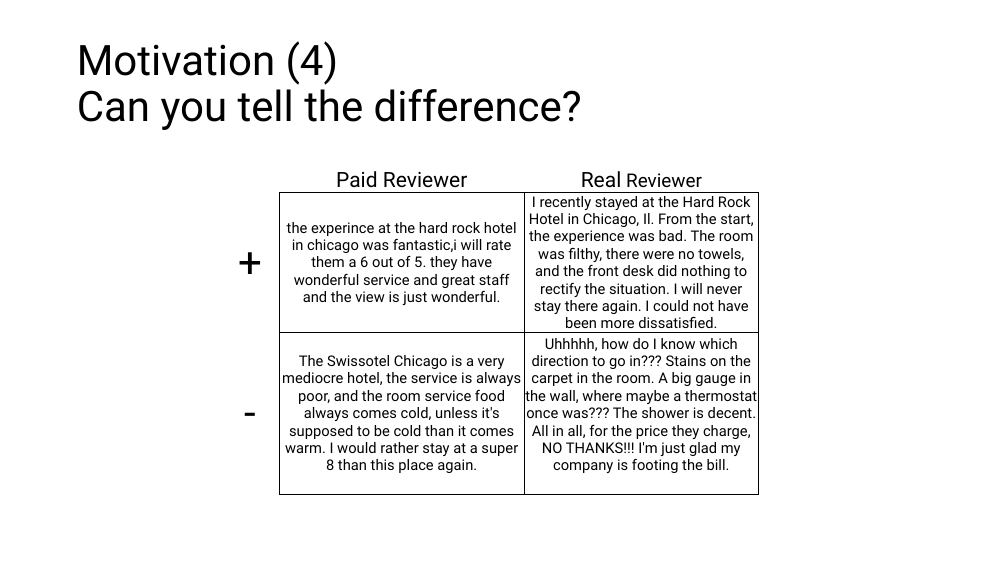
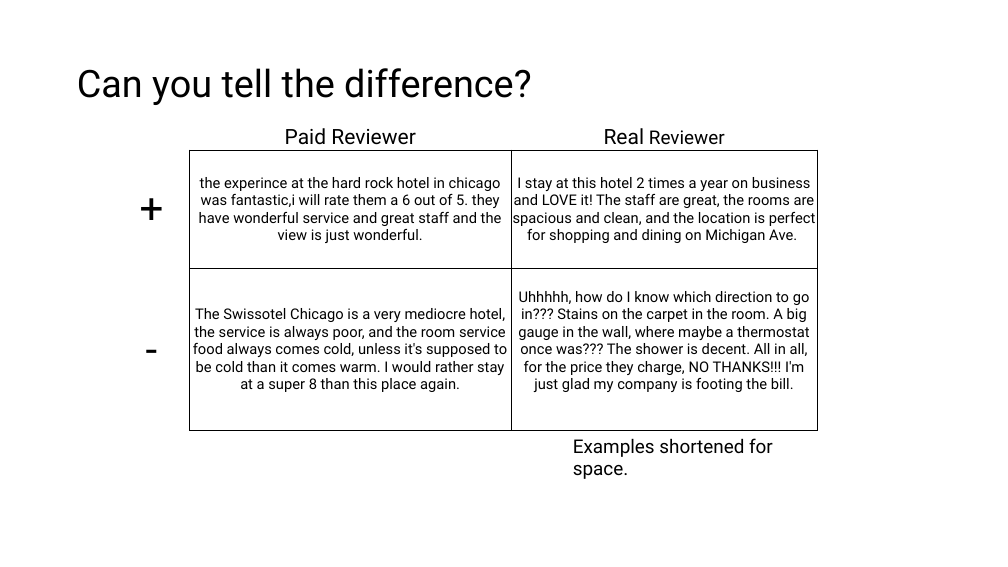
Before and after one commit to chrisgian/Capstone2-NLP-Hotel-Reviews, a slide deck: slide 5 of NLP 2 - Hotel Reviews Deliverable.pptx (slide 6 before the commit). Drawn at 1008x567 pixels with LibreOffice and Linux fonts; fonts in the diff are those of the drawing. Boxes give left, top, right and bottom in pixels: in the first picture for what was removed or moved away, otherwise in the second. Text is boxed around its words. In the diff, an @@ line names an element or a change of style, - is before the commit and + after.

```diff
--- a/NLP 2 - Hotel Reviews Deliverable.pptx
+++ b/NLP 2 - Hotel Reviews Deliverable.pptx
@@ title at [77, 68, 531, 105]: text changed; size 40 to 36 pt @@
-Motivation (4)
-Can you tell the difference?
+Can you tell the difference?
@@ table at [113, 125, 817, 431] @@
-row 2, column 3: I recently stayed at the Hard Rock Hotel in Chicago, Il. From the start, the experience was bad. The room was filthy, there were no towels, and the front desk did nothing to rectify the situation. I will never stay there again. I could not have been more dissatisfied.
+row 2, column 3: I stay at this hotel 2 times a year on business and LOVE it! The staff are great, the rooms are spacious and clean, and the location is perfect for shopping and dining on Michigan Ave.
@@ table: place and size @@
-table at [221, 167, 758, 497]
+table at [113, 125, 817, 431]
@@ text added at [573, 438, 773, 479], 18 pt, text #000000 @@
+Examples shortened for space.
```
Also in this commit, not shown: 7 other slides changed, 8 slides added, 6 slides removed, 1 other file.
